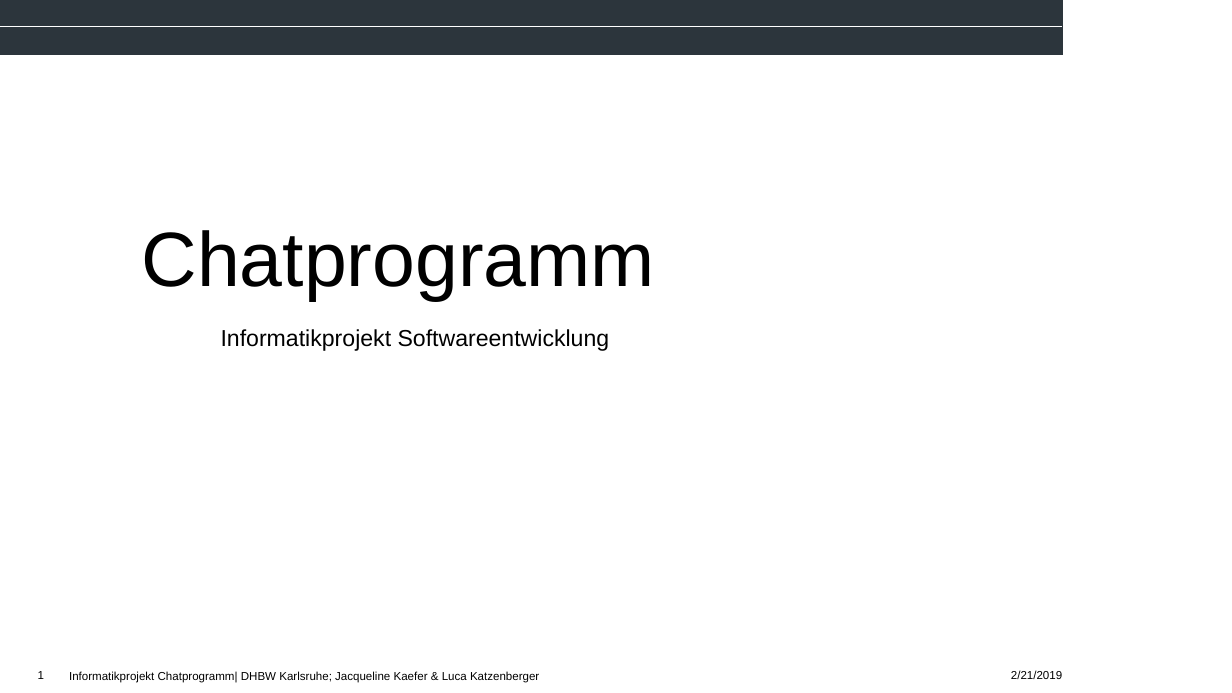
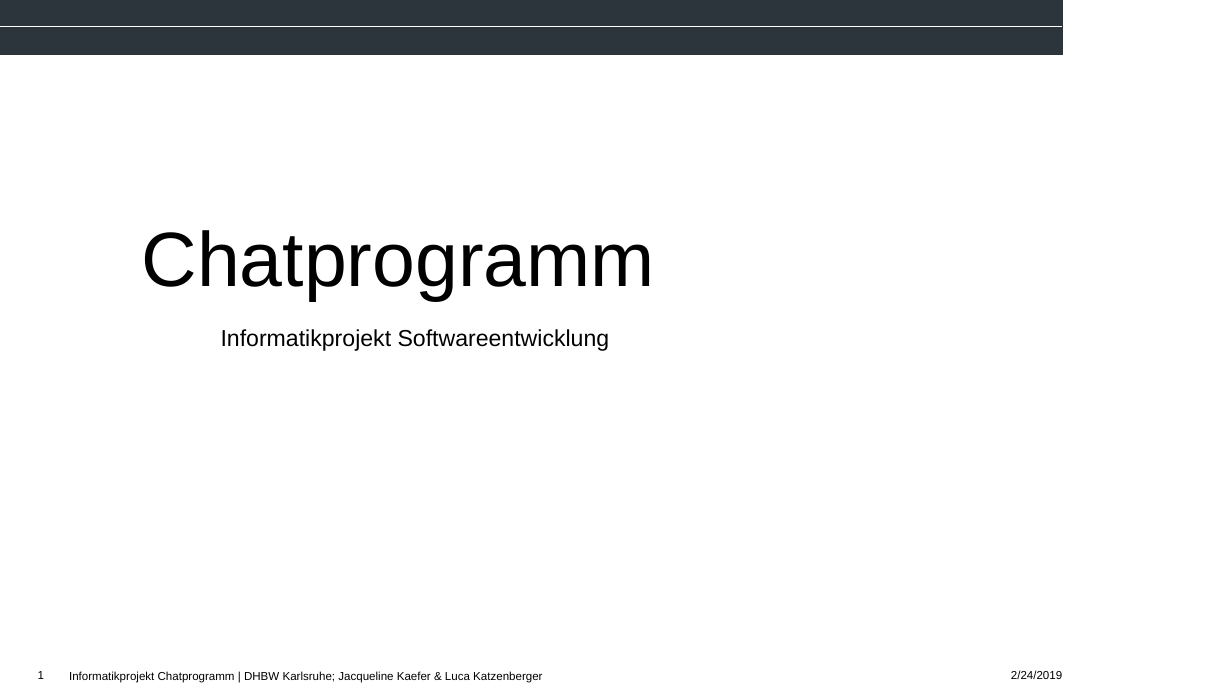
Before and after one commit to Jacky213/Chatprogramm, a slide deck: slide 1 of Dokumentation/Präsentation.pptx. Drawn at 1232x693 pixels with LibreOffice and Linux fonts; fonts in the diff are those of the drawing; background and template pictures are left out. Boxes give left, top, right and bottom in pixels: in the first picture for what was removed or moved away, otherwise in the second. Text is boxed around its words. In the diff, an @@ line names an element or a change of style, - is before the commit and + after.

```diff
--- a/Dokumentation/Präsentation.pptx
+++ b/Dokumentation/Präsentation.pptx
@@ text at [69, 671, 542, 683]: spaces changed @@
-Informatikprojekt Chatprogramm| DHBW Karlsruhe; Jacqueline Kaefer & Luca Katzenberger
+Informatikprojekt Chatprogramm | DHBW Karlsruhe; Jacqueline Kaefer & Luca Katzenberger
@@ text at [1011, 670, 1062, 679]: text changed @@
-2/21/2019
+2/24/2019
```
Also in this commit, not shown: 5 other slides changed.
